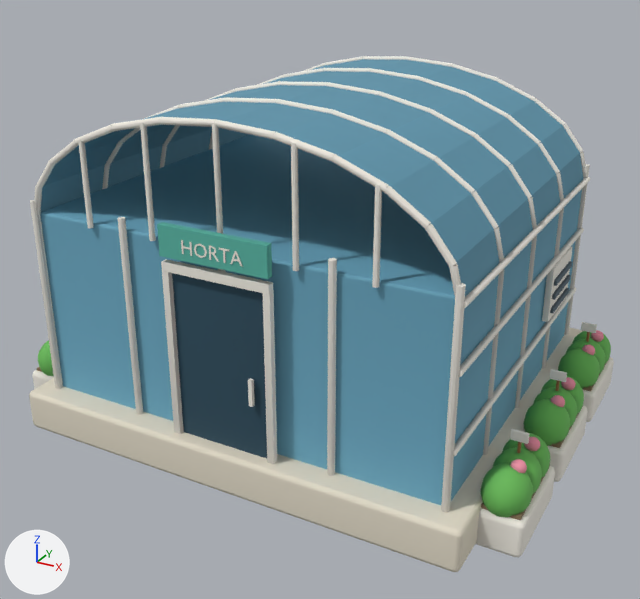
A saved change to the glTF model public/assets/models/greenhouse.glb.
One viewpoint serves both versions: a camera (50 mm lens) standing at (2.71, -5.03, 3.25) and looking at (0.04, -0.19, 0.83). The lights are fixed; the arrows at lower left show +X, +Y and +Z. The first picture is the older version. Where no turn or scale is listed for an object, it has been applied to the vertices. Vertices at exactly the same position are counted once.

The older version as bpy lines, for what is in view:
```python
ob_botanical_name_board = bpy.data.objects.new('botanical name board', me_cubo_2867)
ob_botanical_name_board.location = (0.0, -1.32, 1.55)
ob_flower = bpy.data.objects.new('flower', me_esfera_uv_079)
ob_flower.location = (0.0, 0.0, 0.0)
ob_glasshouse = bpy.data.objects.new('glasshouse', me_cubo_2839)
ob_glasshouse.location = (0.0, 0.0, 0.0)
ob_greenhouse_door = bpy.data.objects.new('greenhouse door', me_cubo_2840)
ob_greenhouse_door.location = (0.0, -1.28, 0.74)
ob_greenhouse_foundation = bpy.data.objects.new('greenhouse foundation', me_cubo_2838)
ob_greenhouse_foundation.location = (0.0, 0.0, 0.14)
ob_plant = bpy.data.objects.new('plant', me_esfera_uv_076)
ob_plant.location = (0.0, 0.0, 0.0)
ob_roof_rib = bpy.data.objects.new('roof rib', me_cilindro_283)
ob_roof_rib.location = (0.0, 0.0, 0.0)
ob_vent_slat = bpy.data.objects.new('vent slat', me_cubo_2846)
ob_vent_slat.location = (0.0, 0.0, 0.0)
```
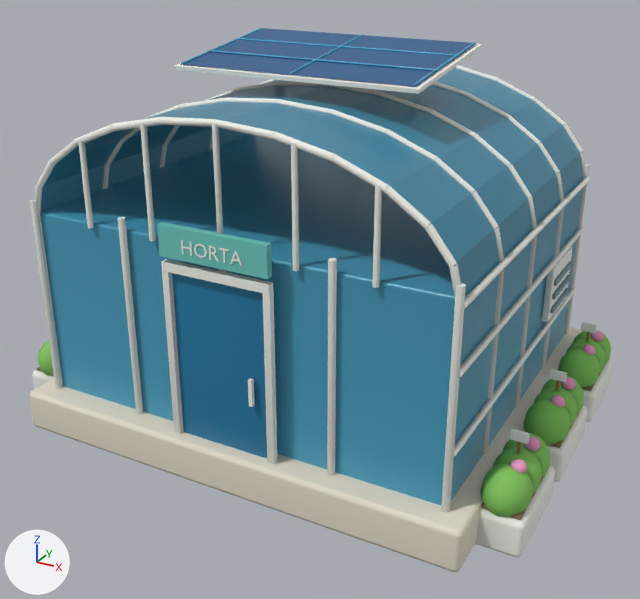
Diff of the bpy script that builds the scene:
```diff
--- a/public/assets/models/greenhouse.glb.py
+++ b/public/assets/models/greenhouse.glb.py
@@ mat_eco_teal @@
 n2 = _N.new('ShaderNodeMix'); n2.name = 'Mix'
 n2.inputs[0].default_value = 1.0  # 'Factor'
-n2.inputs[7].default_value = (0.0999, 0.468, 0.376, 1.0)  # 'B', cyan #59b6a5
+n2.inputs[7].default_value = (0.153, 0.565, 0.509, 1.0)  # 'B', cyan #6dc6bd
 n3 = _N.new('ShaderNodeVertexColor'); n3.name = 'Color Attribute'
@@ mat_eco_flower @@
 n2 = _N.new('ShaderNodeMix'); n2.name = 'Mix'
 n2.inputs[0].default_value = 1.0  # 'Factor'
-n2.inputs[7].default_value = (0.922, 0.309, 0.407, 1.0)  # 'B', pink #f697ab
+n2.inputs[7].default_value = (0.905, 0.347, 0.591, 1.0)  # 'B', pink #f49fca
 n3 = _N.new('ShaderNodeVertexColor'); n3.name = 'Color Attribute'
@@ mat_eco_glass @@
 n0 = _N.new('ShaderNodeBsdfPrincipled'); n0.name = 'Principled BSDF'
-n0.inputs[2].default_value = 0.78  # 'Roughness'
+n0.inputs[2].default_value = 0.3  # 'Roughness'
 n1 = _N.new('ShaderNodeOutputMaterial'); n1.name = 'Material Output'
@@ mat_eco_glass @@
 n2 = _N.new('ShaderNodeMix'); n2.name = 'Mix'
 n2.inputs[0].default_value = 1.0  # 'Factor'
-n2.inputs[7].default_value = (0.209, 0.565, 0.776, 1.0)  # 'B', cyan #7ec6e4
+n2.inputs[7].default_value = (0.0908, 0.468, 0.708, 1.0)  # 'B', cyan #55b6db
 n3 = _N.new('ShaderNodeVertexColor'); n3.name = 'Color Attribute'
@@ mat_eco_glassdark @@
 n2 = _N.new('ShaderNodeMix'); n2.name = 'Mix'
 n2.inputs[0].default_value = 1.0  # 'Factor'
-n2.inputs[7].default_value = (0.0307, 0.0999, 0.153, 1.0)  # 'B', dark blue #31596d
+n2.inputs[7].default_value = (0.0203, 0.27, 0.521, 1.0)  # 'B', blue #278ebf
 n3 = _N.new('ShaderNodeVertexColor'); n3.name = 'Color Attribute'
@@ mat_eco_leaflight @@
 n2 = _N.new('ShaderNodeMix'); n2.name = 'Mix'
 n2.inputs[0].default_value = 1.0  # 'Factor'
-n2.inputs[7].default_value = (0.144, 0.503, 0.0999, 1.0)  # 'B', green #6abc59
+n2.inputs[7].default_value = (0.223, 0.565, 0.107, 1.0)  # 'B', green #82c65c
 n3 = _N.new('ShaderNodeVertexColor'); n3.name = 'Color Attribute'
@@ mat_eco_metal @@
 n2 = _N.new('ShaderNodeMix'); n2.name = 'Mix'
 n2.inputs[0].default_value = 1.0  # 'Factor'
-n2.inputs[7].default_value = (0.0844, 0.13, 0.165, 1.0)  # 'B', dark blue #526571
+n2.inputs[7].default_value = (0.159, 0.287, 0.323, 1.0)  # 'B', cyan #6f929a
 n3 = _N.new('ShaderNodeVertexColor'); n3.name = 'Color Attribute'
@@ mat_eco_solar @@
+mat_eco_solar = bpy.data.materials.new('eco.solar')
+# nodes: BsdfPrincipled, Mix, OutputMaterial, VertexColor
+# colours: blue #245d90, mixed with the vertex colours
@@ me_cubo_2839 @@
-me_cubo_2839.from_pydata(...)  # 82 vertices, 132 faces; spans x -1.4..1.4, y -1.23..1.23, z 0.12..2.23
+me_cubo_2839.from_pydata(...)  # 142 vertices, 232 faces; spans x -1.4..1.4, y -1.23..1.23, z 0.12..2.49
+# me_cubo_2839 part 1: a new loose piece, a 6-sided cylinder along x spanning x -0.8..0.8, y -0.175..-0.165, z 2.406..2.418, in mat_eco_glass
+# me_cubo_2839 part 2: a new loose piece, a 6-sided cylinder along x spanning x -0.8..0.8, y 0.155..0.165, z 2.445..2.457, in mat_eco_glass
+# me_cubo_2839 part 3: 36 vertices added at x -0.79..0.79, y -0.47..0.47, z 2.37..2.49
 me_cubo_2839.materials.append(mat_eco_glass)
@@ me_cilindro_283 @@
-me_cilindro_283.from_pydata(...)  # 2510 vertices, 4548 faces; spans x -1.81..1.81, y -1.35..1.27, z 0.0..2.25
+me_cilindro_283.from_pydata(...)  # 2518 vertices, 4560 faces; spans x -1.81..1.81, y -1.35..1.27, z 0.0..2.48
+# me_cilindro_283 part 4
+# 8 vertices are added at x -0.83..0.83, y -0.5..0.5, z 2.34..2.48
+# 12 new faces join them
+# me_cilindro_283 part 5: 154 kept faces spanning x -1.0..1.0, y -0.64..0.62, z 2.02..2.25 get new vertex colours
 me_cilindro_283.materials.append(mat_eco_white)
@@ ob_photovoltaic_cells @@
+ob_photovoltaic_cells = bpy.data.objects.new('photovoltaic cells', me_photovoltaic_cells_022)  # 4 vertices, 2 faces; spans x -0.8..0.8, y -0.48..0.48, z 2.37..2.49
+ob_photovoltaic_cells.location = (0.0, 0.0, 0.0)
```

Location of each change, [x1, y1, x2, y2] in pixels of the pictures (640 x 599 px):
'glasshouse', surface changed, reshaped (7% taller): before [41, 59, 583, 505]; after [41, 27, 583, 505]
'roof rib', reshaped: before [30, 56, 614, 557]; after [30, 44, 614, 557]
'greenhouse door', surface changed (lighter): [172, 273, 267, 458] in both
'photovoltaic cells', added (blue): after [181, 28, 476, 87]
'plant', surface changed: [38, 332, 611, 517] in both
'botanical name board', surface changed: [157, 222, 272, 279] in both
'flower', surface changed: [510, 330, 604, 473] in both
'vent slat', surface changed (lighter): [550, 261, 572, 313] in both
part 1 of me_cubo_2839, added: after [207, 50, 438, 71]
part 2 of me_cubo_2839, added: after [238, 38, 459, 57]
part 3 of me_cubo_2839, added: after [182, 27, 475, 86]
part 4 of me_cilindro_283, added: after [174, 44, 482, 94]
part 5 of me_cilindro_283, recoloured: before [208, 68, 476, 141]; after [208, 81, 476, 141]
